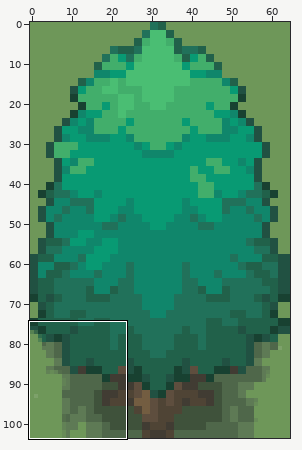
Edited in one commit: sprite sheet (LeytonFinalProjectC++/Sprites/MapSprites/Tree.png). The first picture is a wide view before the edit; the outline marks the close-up.
Close-up. Before:
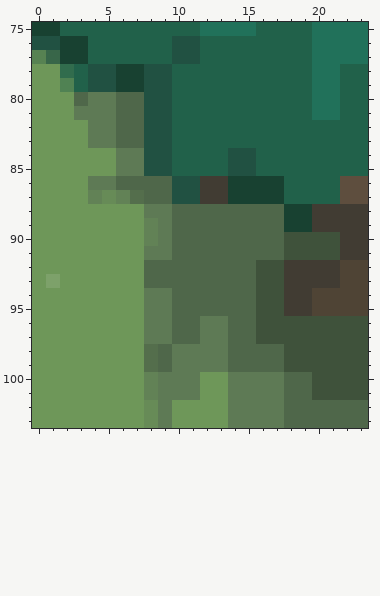
The file is 65x104 pixels. Colours within 5 levels of each other are drawn and written as one. Shown: x 0..23, y 75..103. The commit also changed other parts of the picture, which this record leaves out.
After the commit:
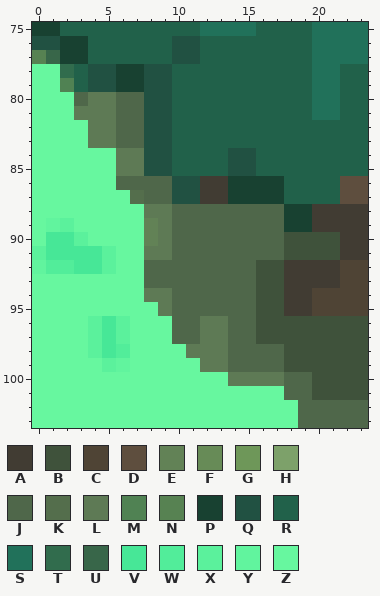
Palette (. is transparent): A #413c33  B #3f523b  C #4f4435  D #5e4e3e  E #628256  F #678b57  G #6e9759  H #7da16a  J #4f674a  K #546e4c  L #5e7a55  M #508253  N #578252  P #184131  Q #215142  R #21614a  S #21715a  T #316c4d  U #386649  V #47e797  W #52ed9a  X #5bf19c  Y #61f49e  Z #67f79f
Change:
y 78..79: x 0..1 GG -> ZZ
y 80..81: x 0..2 GGG -> ZZZ
y 82..83: x 0..3 GGGG -> ZZZZ
y 84..85: x 0..5 GGGGGG -> ZZZZZZ
y 86: x 0..5 GGGGLL -> ZZZZZZ
y 87: x 0..6 GGGGEFE -> ZZZZZZZ
y 88: x 0..7 GGGGGGGG -> ZZZZZZZZ
y 89: x 0..7 GGGGGGGG -> ZYXZZZZZ
y 90: x 0..7 GGGGGGGG -> ZVVXZZZZ
y 91: x 0..7 GGGGGGGG -> XVVVVXZZ
y 92: x 0..7 GGGGGGGG -> YWWVVXZZ
y 93: x 0..7 GHGGGGGG -> ZZZZZZZZ
y 94: x 0..7 GGGGGGGG -> ZZZZZZZZ
y 95: x 0..8 GGGGGGGGL -> ZZZZZZZZZ
y 96..97: x 0..9 GGGGGGGGLL -> ZZZZXVXZZZ
y 98: x 0..10 GGGGGGGGKJL -> ZZZZXVWZZZZ
y 99: x 0..11 GGGGGGGGKJLL -> ZZZZZXYZZZZZ
y 100: x 0..13 GGGGGGGGELLLGG -> ZZZZZZZZZZZZZZ
y 101: x 0..17 GGGGGGGGELLLGGLLLL -> ZZZZZZZZZZZZZZZZZZ
y 102..103: x 0..18 GGGGGGGGFLGGGGLLLLJ -> ZZZZZZZZZZZZZZZZZZZ
